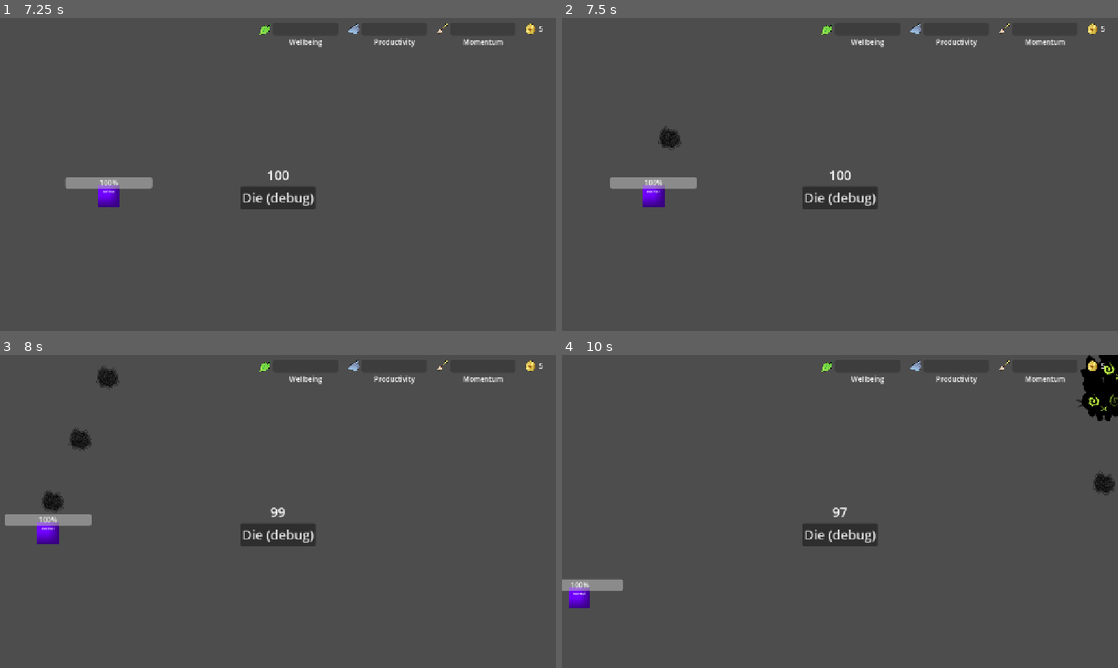
Above: before the commit, frames 1-4 (two rows, left to right).
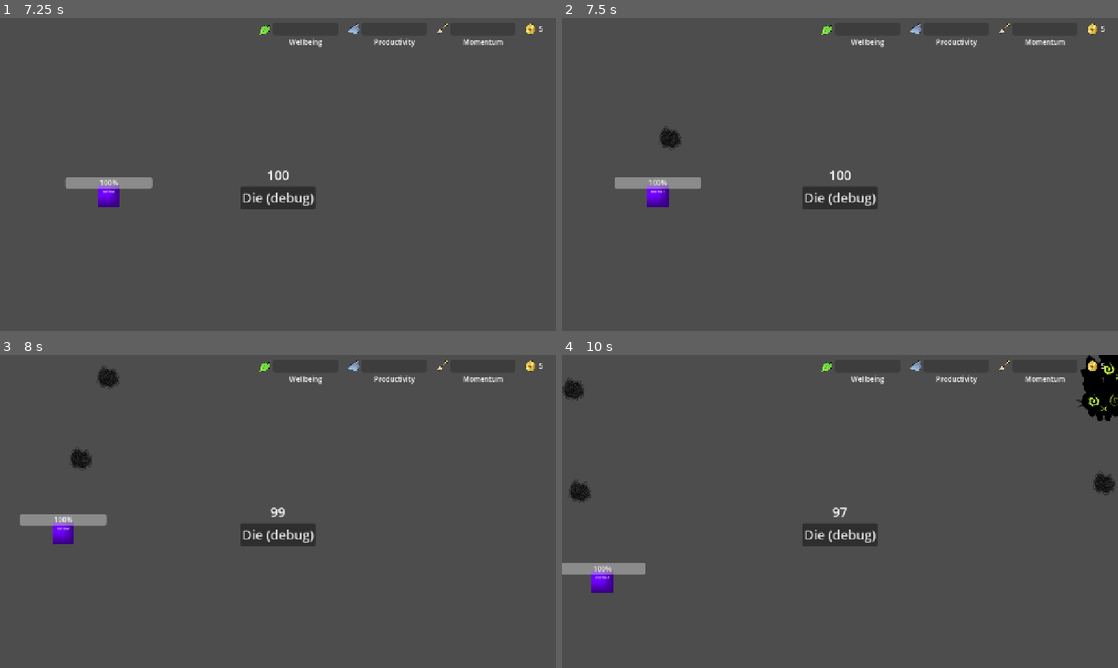
Above: after the commit, the same moments.

Repository: peabnuts123/2025-pb-and-jam
Game: Godot game, scene res://scenes/intro.tscn
Two runs of this game, one before a commit and one after it. Both use one fixed random seed, a clock stepped at 60 frames per second and the inputs below.
Inputs (mouse positions are in pixels of both pictures, inside the frame that each line leads up to):
- Up to frame 1 (7.25 s): tap Enter at 0.5, 2 s; hold Right (ui_right) 0.53-1.28 s; hold Space (shoot) 0.53-1.28 s; hold Down (ui_down) 1.28-2.03 s; tap Space (shoot) at 1.35, 2.85 s; hold Right (ui_right) 2.03-2.78 s; hold Space (shoot) 2.03-2.78 s; hold Up (ui_up) 2.78-3.5 s; click "Play" at 3.5 s; click (94, 187) at 4.25 s; click "Die (debug)" at 5 s; click "Play" at 5.75 s; click (461, 187) at 6.5 s
- Up to frame 2 (7.5 s): tap Enter at 7.25 s; hold Left (ui_left) from 7.28 s (still down); hold Space (shoot) from 7.28 s (still down)
- Up to frame 3 (8 s): keep holding Left (ui_left); keep holding Space (shoot)
- Up to frame 4 (10 s): release Space (shoot) at 8.03 s; tap Space (shoot) at 8.1, 9.6 s; release Left (ui_left) at 8.78 s; hold Down (ui_down) 8.78-9.53 s; hold Space (shoot) 8.78-9.53 s; hold Right (ui_right) from 9.53 s (still down)

Frame 1 is identical in both runs. In frame 2, 0.3% of the frame differs, in the area x 8-25%, y 36-61%; in frame 3, 1.3%; in frame 4, 1.6%, in the area x 0-15%, y 7-81%.

Commit message:
Bind player to stats

Diff:
--- a/data/content.gd
+++ b/data/content.gd
@@ -1,7 +1,7 @@
 extends Node
 
 # Data
-@export var items: Array[Item];
+var items: Array[Item];
 enum BulletType {
 	default,
 	poison,
@@ -11,23 +11,39 @@
 
 # Balance
 # - Economy
-@export var upgrade_cost: int = 5;
-@export var initial_coin: int = 0
-@export var stats_initial_value: int = 10;
-@export var stats_max_value: int = 20;
+var upgrade_cost: int = 5;
+var initial_coin: int = 0
+var stats_initial_value: int = 10;
+var stats_max_value: int = 20;
 # - Item generation
-@export var item_buff_value_range_min: int = 1;
-@export var item_buff_value_range_max: int = 3;
-@export var item_value_range_min: int = 3;
-@export var item_value_range_max: int = 5;
+var item_buff_value_range_min: int = 1;
+var item_buff_value_range_max: int = 3;
+var item_value_range_min: int = 3;
+var item_value_range_max: int = 5;
 # - Bullet hell
-@export var enemy_base_move_speed_per_second = 80
-@export var enemy_bullet_base_move_speed_per_second = 200
-@export var player_base_move_speed_per_second = 200
-@export var player_bullet_base_move_speed_per_second = 450
-@export var boss_move_speed_per_second = 100
-@export var boss_zoom_phase_hold_time_min_seconds = 3
-@export var boss_zoom_phase_hold_time_max_seconds = 8
+var enemy_base_move_speed_per_second: float = 80
+var enemy_bullet_base_move_speed_per_second: float = 200
+var player_bullet_base_move_speed_per_second: float = 450
+var boss_move_speed_per_second: float = 100
+var boss_zoom_phase_hold_time_min_seconds: float = 3
+var boss_zoom_phase_hold_time_max_seconds: float = 8
+# - Damage
+var bullet_type_default_damage: float = 5
+var bullet_type_poison_damage_per_tick: float = 2
+var bullet_type_poison_damage_num_ticks: float = 5
+var bullet_type_slow_damage: float = 5
+var bullet_type_slow_speed_multiplier: float = 0.4
+var bullet_type_slow_duration_seconds: float = 2
+var bullet_type_stun_damage: float = 5
+var bullet_type_stun_duration: float = 1.5
+
+# - Player stats
+var player_health_min: float = 50
+var player_health_max: float = 250
+var player_movement_speed_min: float = 150
+var player_movement_speed_max: float = 600
+var player_fire_rate_per_second_min: float = 2.5
+var player_fire_rate_per_second_max: float = 10
 
 
 func _ready():
--- a/data/save_data.gd
+++ b/data/save_data.gd
@@ -2,49 +2,50 @@
 
 # NOTE: Use signal to allow UI elements to "react" to changes
 signal coin_changed
-var _coin: int
-@export var coin: int :
-	get:
-		return _coin
+var coin: int :
 	set(value):
-		_coin = value
+		coin = value
 		coin_changed.emit()
 
-@export var game_over_message: String = "";
+var game_over_message: String = "";
 
 # Universal stats i.e. the stats on the main menu
-@export var stat_base_productivity: int
-@export var stat_base_wellbeing: int
-@export var stat_base_momentum: int
+var stat_base_productivity: int
+var stat_base_wellbeing: int
+var stat_base_momentum: int
 
 # Stats for your current run (reset each time you die)
 signal stat_current_productivity_changed
 signal stat_current_wellbeing_changed
 signal stat_current_momentum_changed
-var _current_productivity: int = 0
-var _current_wellbeing: int = 0
-var _current_momentum: int = 0
 
-@export var stat_current_productivity: int = 0 :
+# Productivity
+var stat_current_productivity: int = 0 :
+	set(value):
+		stat_current_productivity = value
+		stat_current_productivity_changed.emit()
+var stat_current_productivity_percentage: float:
 	get:
-		return _current_productivity
+		return inverse_lerp(Content.stats_initial_value, Content.stats_max_value, float(stat_current_productivity))
+
+# Wellbeing
+var stat_current_wellbeing: int = 0 :
 	set(value):
-		_current_productivity = value
-		stat_current_productivity_changed.emit()
+		stat_current_wellbeing = value
+		stat_current_wellbeing_changed.emit()
+var stat_current_wellbeing_percentage: float:
+	get:
+		return inverse_lerp(Content.stats_initial_value, Content.stats_max_value, float(stat_current_wellbeing))
 
-@export var stat_current_wellbeing: int = 0 :
+# Momentum
+var stat_current_momentum: int = 0 :
+	set(value):
+		stat_current_momentum = value
+		stat_current_momentum_changed.emit()
+var stat_current_momentum_percentage: float:
 	get:
-		return _current_wellbeing
-	set(value):
-		_current_wellbeing = value
-		stat_current_wellbeing_changed.emit()
+		return inverse_lerp(Content.stats_initial_value, Content.stats_max_value, float(stat_current_momentum))
 
-@export var stat_current_momentum: int = 0 :
-	get:
-		return _current_momentum
-	set(value):
-		_current_momentum = value
-		stat_current_momentum_changed.emit()
 
 
 func _ready():
--- a/scripts/gameplay/bullet-hell/player.gd
+++ b/scripts/gameplay/bullet-hell/player.gd
@@ -12,7 +12,21 @@
 		health = value
 		progress_bar.value = value
 
+var movement_speed_per_second: float;
+
 var can_shoot = true
+
+func _ready():
+	# Bind stats
+	# - Movement speed
+	movement_speed_per_second = lerp(Content.player_movement_speed_min, Content.player_movement_speed_max, SaveData.stat_current_momentum_percentage)
+	# - Health
+	var player_max_health = lerp(Content.player_health_min, Content.player_health_max, SaveData.stat_current_wellbeing_percentage)
+	progress_bar.max_value = player_max_health
+	health = player_max_health
+	# - Fire rate
+	var player_fire_rate_per_second = lerp(Content.player_fire_rate_per_second_min, Content.player_fire_rate_per_second_max, SaveData.stat_current_productivity_percentage)
+	shoot_timer.wait_time = 1.0 / player_fire_rate_per_second
 
 func _process(_delta):
 	if can_shoot and Input.is_action_pressed("shoot"):
@@ -20,7 +34,7 @@
 
 
 func _physics_process(_delta):
-	velocity = Input.get_vector("ui_left", "ui_right", "ui_up","ui_down") * speed_multiplier * Content.player_base_move_speed_per_second
+	velocity = Input.get_vector("ui_left", "ui_right", "ui_up","ui_down") * speed_multiplier * movement_speed_per_second
 	move_and_slide()
 
 
--- a/scripts/menu/game_over_message.gd
+++ b/scripts/menu/game_over_message.gd
@@ -2,4 +2,3 @@
 
 func _ready():
 	self.text = SaveData.game_over_message;
-	SaveData.game_over_message = "";
